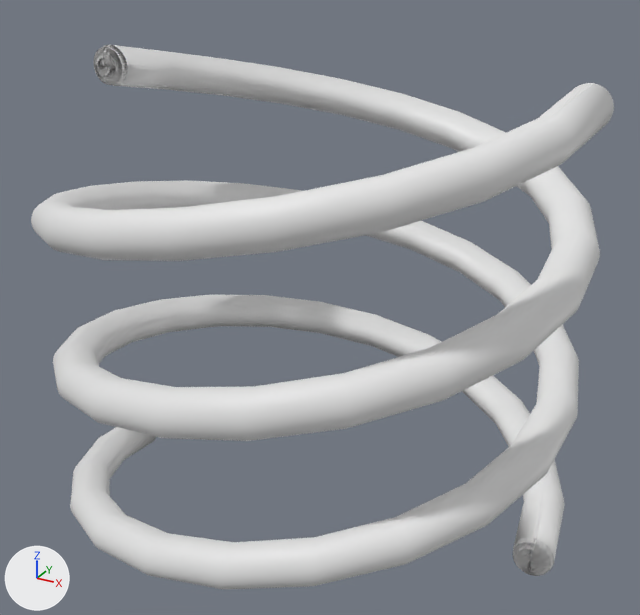
One commit to the Blender file assets/meshes/dirt_cube.blend: the scene before it, then after it.
Before and after are seen from a 50 mm camera at (0.983, -1.776, 0.537) aimed at (0.008, -0.004, -0.349). Every picture has the same lights, and +X, +Y and +Z are marked at lower left. The same objects are shown in both versions, whatever each file hides.
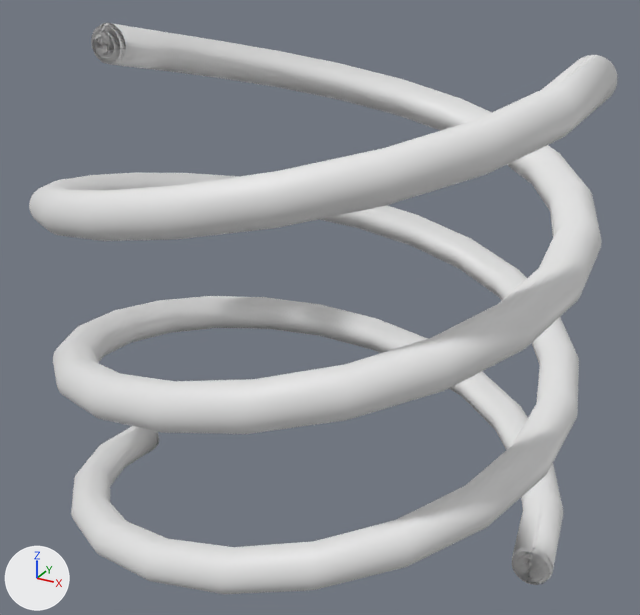
The change, as a list of edits to the scene's bpy script:
```text
Change ob_nurbspath:
    ob_nurbspath.location: (0.0, 0.0, -0.853) -> (0.0, 0.0, -0.88)
    where _m = ob_nurbspath.modifiers.new('Screw', 'SCREW')
    _m.screw_offset: 0.54 -> 0.58
```

What differs and where, as boxes [x1, y1, x2, y2] in the pictures (640 x 615 px):
'NurbsPath', moved, modifiers changed
    before: [31, 45, 614, 589]
    after: [29, 23, 618, 594]
